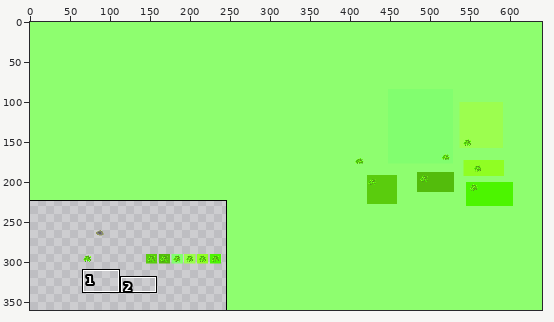
Edited in one commit: pixel-art file (aseprite_files/overworld_tileset.aseprite). The first picture is a wide view before the edit; the outline marks the close-up.
Close-up. As it was:
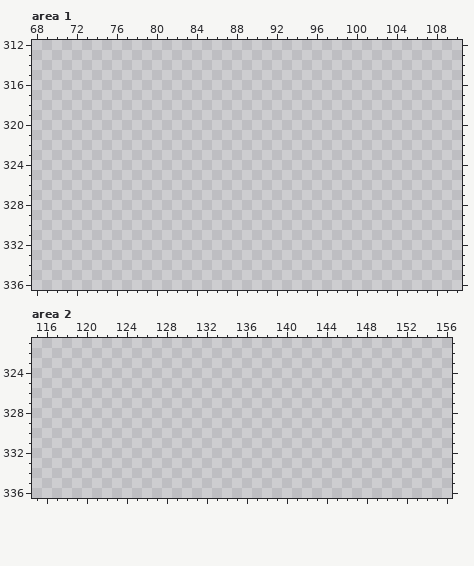
640x360 pixels, 1 frame. Shown: area 1: x 68..110, y 312..336; area 2: x 115..156, y 321..336.
Now the later version:
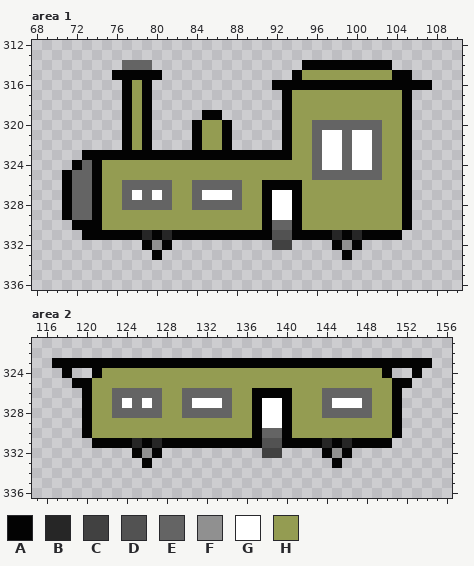
Palette (. is transparent): A #030303  B #262626  C #414141  D #525252  E #646464  F #909090  G #ffffff  H #949c52
Edits made:
Area 1:
y 314: x 77..79 ... -> EEE; x 95..103 ......... -> AAAAAAAAA
y 315: x 76..80 ..... -> AAAAA; x 94..105 ............ -> AHHHHHHHHHAA
y 316: x 77..79 ... -> AHA; x 92..107 ................ -> AAAAAAAAAAAAAAAA
y 317..318: x 77..79 ... -> AHA; x 93..105 ............. -> AHHHHHHHHHHHA
y 319: x 77..79 ... -> AHA; x 85..86 .. -> AA; x 93..105 ............. -> AHHHHHHHHHHHA
y 320: x 77..79 ... -> AHA; x 84..87 .... -> AHHA; x 93..105 ............. -> AHHEEEEEEEHHA
y 321..322: x 77..79 ... -> AHA; x 84..87 .... -> AHHA; x 93..105 ............. -> AHHEGGEGGEHHA
y 323: x 73..105 ................................. -> AAAAAAAAAAAAAAAAAAAAAHHEGGEGGEHHA
y 324: x 72..105 .................................. -> AEAHHHHHHHHHHHHHHHHHHHHHEGGEGGEHHA
y 325: x 71..105 ................................... -> AEEAHHHHHHHHHHHHHHHHHHHHHEEEEEEEHHA
y 326: x 71..105 ................................... -> AEEAHHEEEEEHHEEEEEHHAAAAHHHHHHHHHHA
y 327: x 71..105 ................................... -> AEEAHHEGEGEHHEGGGEHHAGGAHHHHHHHHHHA
y 328: x 71..105 ................................... -> AEEAHHEEEEEHHEEEEEHHAGGAHHHHHHHHHHA
y 329: x 71..105 ................................... -> AEEAHHHHHHHHHHHHHHHHAGGAHHHHHHHHHHA
y 330: x 72..105 .................................. -> AAAHHHHHHHHHHHHHHHHAEEAHHHHHHHHHHA
y 331: x 73..104 ................................ -> AAAAAABABAAAAAAAAAADDAAAABABAAAA
y 332: x 79..81 ... -> AFA; x 92..93 .. -> CC; x 98..100 ... -> AFA
y 333: x 80 . -> A; x 99 . -> A
Area 2:
y 323: x 117..154 ...................................... -> AAAAAAAAAAAAAAAAAAAAAAAAAAAAAAAAAAAAAA
y 324: x 118 . -> A; x 121..150 .............................. -> AHHHHHHHHHHHHHHHHHHHHHHHHHHHHA; x 153 . -> A
y 325: x 119..152 .................................. -> AAHHHHHHHHHHHHHHHHHHHHHHHHHHHHHHAA
y 326: x 120..151 ................................ -> AHHEEEEEHHEEEEEHHAAAAHHHEEEEEHHA
y 327: x 120..151 ................................ -> AHHEGEGEHHEGGGEHHAGGAHHHEGGGEHHA
y 328: x 120..151 ................................ -> AHHEEEEEHHEEEEEHHAGGAHHHEEEEEHHA
y 329: x 120..151 ................................ -> AHHHHHHHHHHHHHHHHAGGAHHHHHHHHHHA
y 330: x 120..151 ................................ -> AHHHHHHHHHHHHHHHHAEEAHHHHHHHHHHA
y 331: x 121..150 .............................. -> AAAABABAAAAAAAAAADDAAAABABAAAA
y 332: x 125..127 ... -> AFA; x 138..139 .. -> CC; x 144..146 ... -> AFA
y 333: x 126 . -> A; x 145 . -> A
Where, in picture pixels (left, top, right, bottom), the same in both close-ups:
added: (62, 60, 432, 260)
added: (52, 358, 432, 468)
